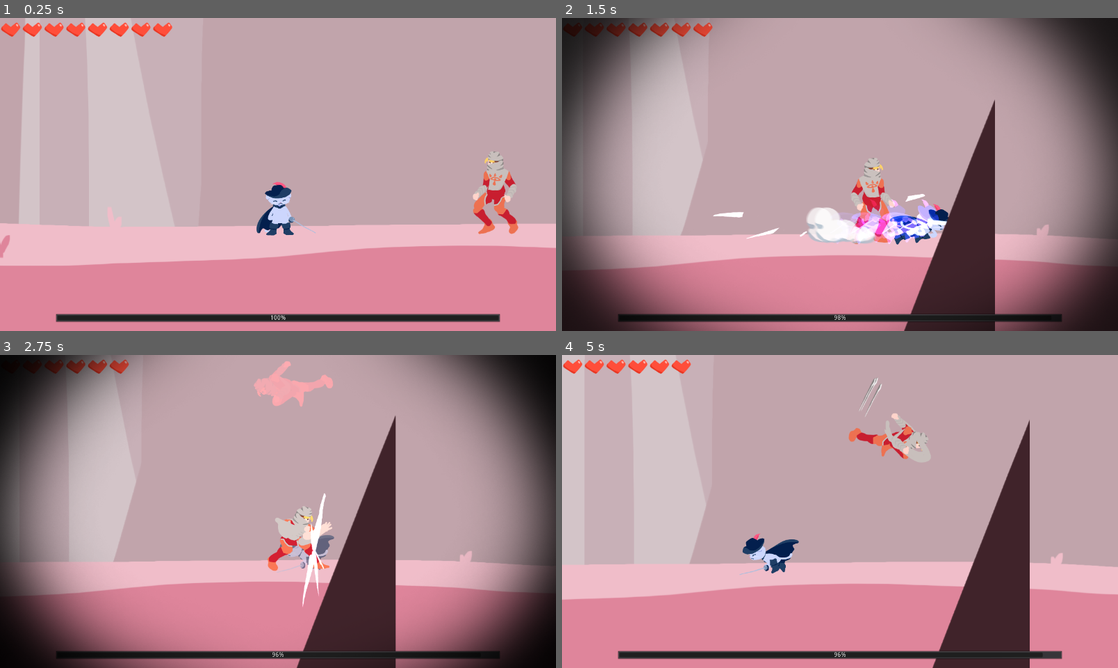
Above: before the commit, frames 1-4 (two rows, left to right).
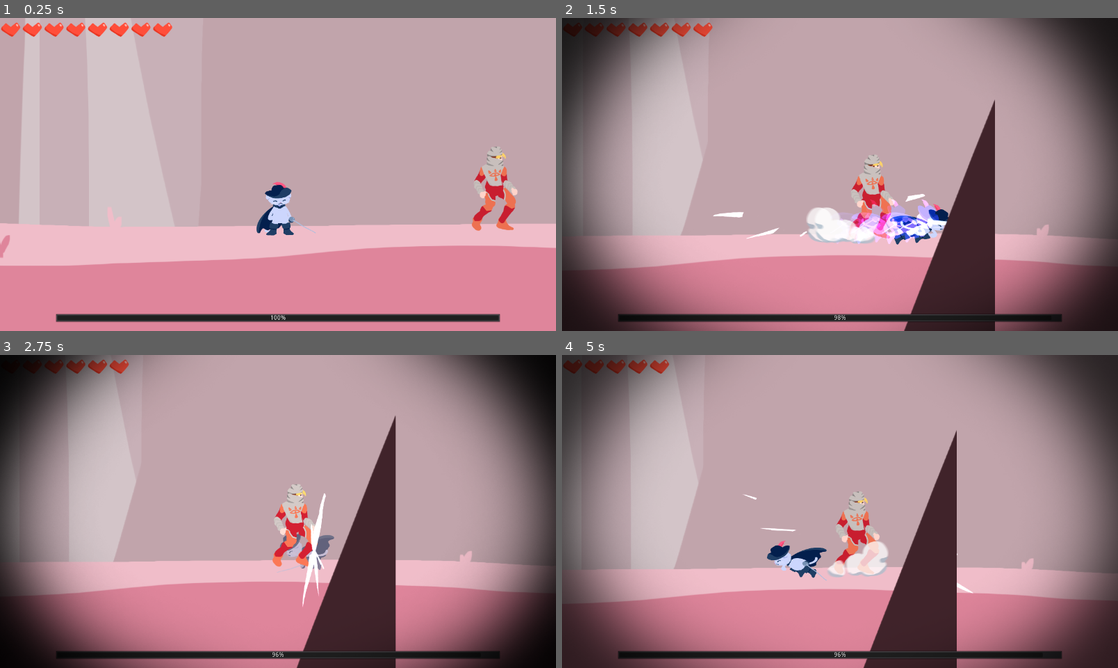
Above: after the commit, the same moments.

Repository: cyu2019/coots-game-proj
Game: Godot game, scene res://levels/test_aiden.tscn
Same seed, same stepped clock (60 frames per second), same inputs: the game is played once before the commit and once after it. This scene is started directly instead of the project's main scene. The engine's default icon, where the game draws it, is replaced by a stand-in: a white triangle on a blue panel in a dark square.
Inputs:
- Up to frame 1 (0.25 s): no input
- Up to frame 2 (1.5 s): hold Right (move_right) from 0.53 s (still down); tap K (attack) at 0.6 s; tap Space (jump) at 0.77 s; tap Shift (dash) at 1.35 s
- Up to frame 3 (2.75 s): tap Space (jump) at 1.52 s; release Right (move_right) at 2.03 s; hold A (move_left) from 2.03 s (still down); tap K (attack) at 2.1 s
- Up to frame 4 (5 s): release A (move_left) at 2.78 s; hold Right (move_right) 2.78-4.28 s; tap Shift (dash) at 2.85, 4.35 s; tap Space (jump) at 3.02, 3.77, 4.52 s; tap K (attack) at 3.6 s; hold A (move_left) from 4.28 s (still down)

The runs differ from the first frame. In frame 1, 1.2% of the frame differs, in the area x 84-94%, y 41-70%; in frame 2, 0.7%; in frame 3, 2.0%; in frame 4, 49%, in the area x 0-100%, y 0-100%.
Error after the commit: Invalid set index 'position' (on base: 'null instance') with value of type 'Vector2'. (res://aiden/aiden.gd:60)

Commit message:
change hurtbox for aiden

Diff:
--- a/aiden/aiden.gd
+++ b/aiden/aiden.gd
@@ -16,6 +16,10 @@
 const MAX_NEEDLES = 3
 const shake_amount = 10
 var base_color = Color.white
+
+# collision box
+# position: -3, 13.25
+# scale: 5, 8
 
 # ========================
 
@@ -53,6 +57,8 @@
 
 # called on node beginning
 func _ready():
+	$CollisionShape2D.position = Vector2(-3, 13.25)
+	$CollisionShape2D.scale = Vector2(5,8)
 	Globals.enemy1 = self
 	velocity = Vector2.ZERO
 
@@ -159,6 +165,8 @@
 	snap = Vector2.DOWN * 16
 
 	if state == GAME_STATE.IDLE:
+		$CollisionShape2D.position = Vector2(-3, 13.25)
+		$CollisionShape2D.scale = Vector2(5,8)
 		face_player()
 		$AnimatedSprite.play("idle")
 		process_movement_gravity(delta)
@@ -228,6 +236,8 @@
 
 # state transition functions
 func begin_poof(position):
+	$CollisionShape2D.position = Vector2(5,40)
+	$CollisionShape2D.scale = Vector2(8,6)
 	state = GAME_STATE.POOF
 	target_position = position
 	$PoofTimer.start()
@@ -241,6 +251,8 @@
 	if choice == 0:
 
 		if global_position.x < 0:
+			$CollisionShape2D.position = Vector2(10, 25)
+			$CollisionShape2D.scale = Vector2(7,7)
 			state = GAME_STATE.NEEDLE_CHARGE
 			$WindupTimer.start()
 		else:
@@ -248,6 +260,8 @@
 	# poof to bottom right corner, then throw needle at player
 	elif choice == 1:
 		if global_position.x > 0:
+			$CollisionShape2D.position = Vector2(10, 25)
+			$CollisionShape2D.scale = Vector2(7,7)
 			state = GAME_STATE.NEEDLE_CHARGE
 			$WindupTimer.start()
 		else:
@@ -289,11 +303,15 @@
 	face_player()
 	# change to needle state, this one is in the air
 	if global_position.y < -100:
+		$CollisionShape2D.position = Vector2(-5, 0)
+		$CollisionShape2D.scale = Vector2(7,6)
 		state = GAME_STATE.NEEDLE_CHARGE_AIR
 		$WindupTimer.start()
 		#velocity.y = -400
 	# otherwise we're on the ground
 	else:
+		$CollisionShape2D.position = Vector2(10, 25)
+		$CollisionShape2D.scale = Vector2(7,7)
 		state = GAME_STATE.NEEDLE_CHARGE
 		$WindupTimer.start()
 
@@ -347,9 +365,13 @@
 
 func _on_WindupTimer_timeout():
 	if state == GAME_STATE.NEEDLE_CHARGE:
+		$CollisionShape2D.position = Vector2(30,40)
+		$CollisionShape2D.scale = Vector2(9,6)
 		state = GAME_STATE.NEEDLE_THROW
 		$WindupTimer.start()
 	elif state == GAME_STATE.NEEDLE_CHARGE_AIR:
+		$CollisionShape2D.position = Vector2(0,0)
+		$CollisionShape2D.scale = Vector2(9,6)
 		state = GAME_STATE.NEEDLE_THROW_AIR
 	elif state == GAME_STATE.NEEDLE_THROW:
 		state = GAME_STATE.IDLE
--- a/aiden/aiden.tscn
+++ b/aiden/aiden.tscn
@@ -35,12 +35,12 @@
 "speed": 10.0
 }, {
 "frames": [ ExtResource( 18 ), ExtResource( 22 ), ExtResource( 17 ), ExtResource( 19 ) ],
-"loop": true,
+"loop": false,
 "name": "needle_charge",
 "speed": 10.0
 }, {
 "frames": [ ExtResource( 23 ), ExtResource( 10 ), ExtResource( 11 ), ExtResource( 15 ) ],
-"loop": true,
+"loop": false,
 "name": "needle_charge_air",
 "speed": 10.0
 }, {
@@ -72,6 +72,7 @@
 scale = Vector2( 0.5, 0.5 )
 frames = SubResource( 1 )
 animation = "idle"
+frame = 3
 playing = true
 
 [node name="IdleCollision" type="CollisionShape2D" parent="."]
